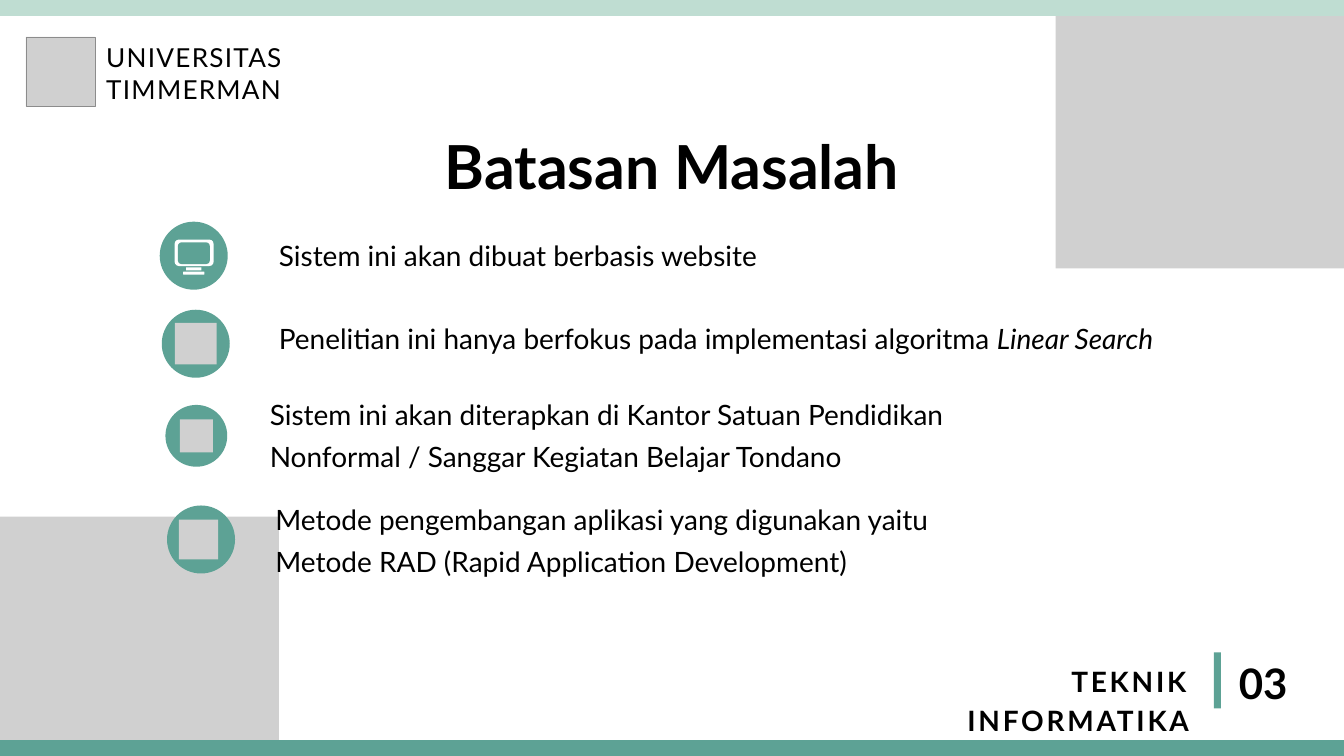
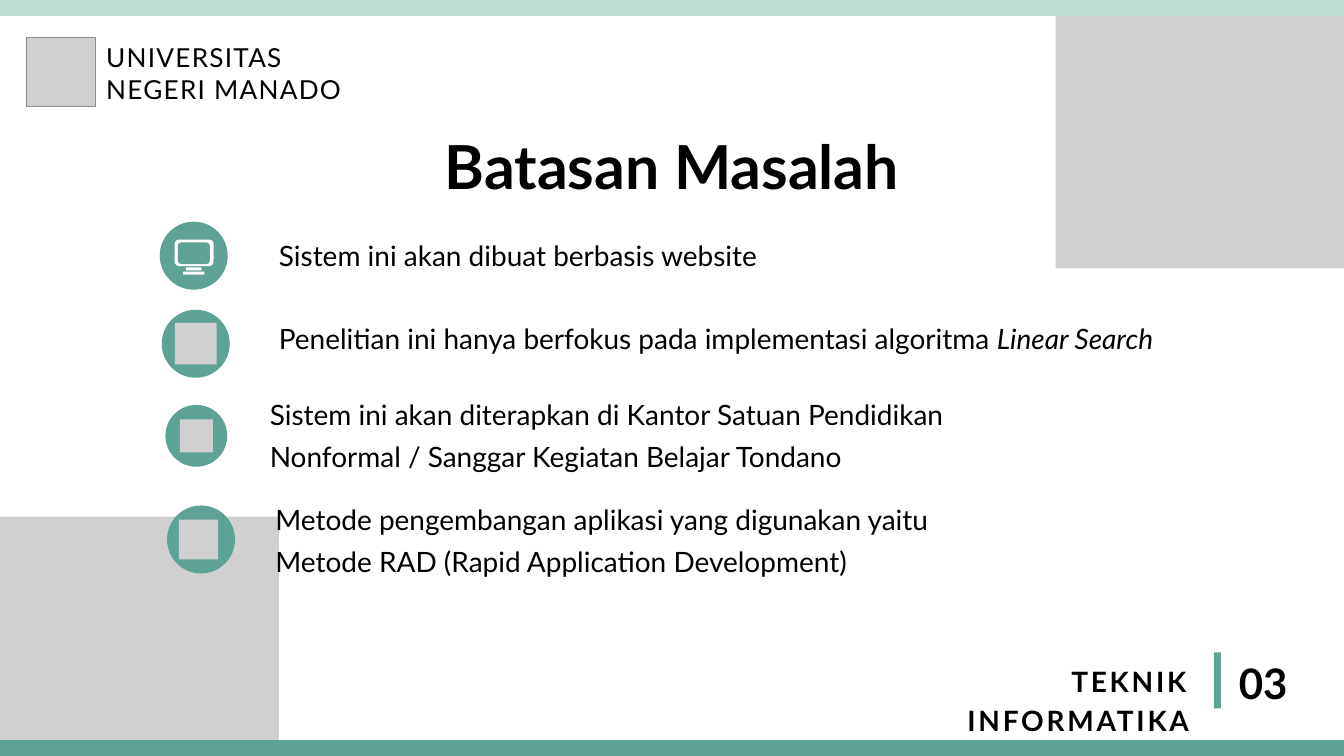
Before and after one commit to paulwenny/MyProposalSkripsi2020, a slide deck: slide 4 of PPT Ujian Proposal - Skripsi/PPT SEMPRO PAULINUS WENEHENUBUN 20210090.pptx. Drawn at 1344x756 pixels with LibreOffice and Linux fonts; fonts in the diff are those of the drawing; grey boxes stand for pictures. Boxes give left, top, right and bottom in pixels: in the first picture for what was removed or moved away, otherwise in the second. Text is boxed around its words. In the diff, an @@ line names an element or a change of style, - is before the commit and + after.

```diff
--- a/PPT Ujian Proposal - Skripsi/PPT SEMPRO PAULINUS WENEHENUBUN 20210090.pptx
+++ b/PPT Ujian Proposal - Skripsi/PPT SEMPRO PAULINUS WENEHENUBUN 20210090.pptx
@@ text at box(106, 80, 341, 100): text changed @@
-TIMMERMAN
+NEGERI MANADO
```
Also in this commit, not shown: 2 other slides changed, 1 slide added.
